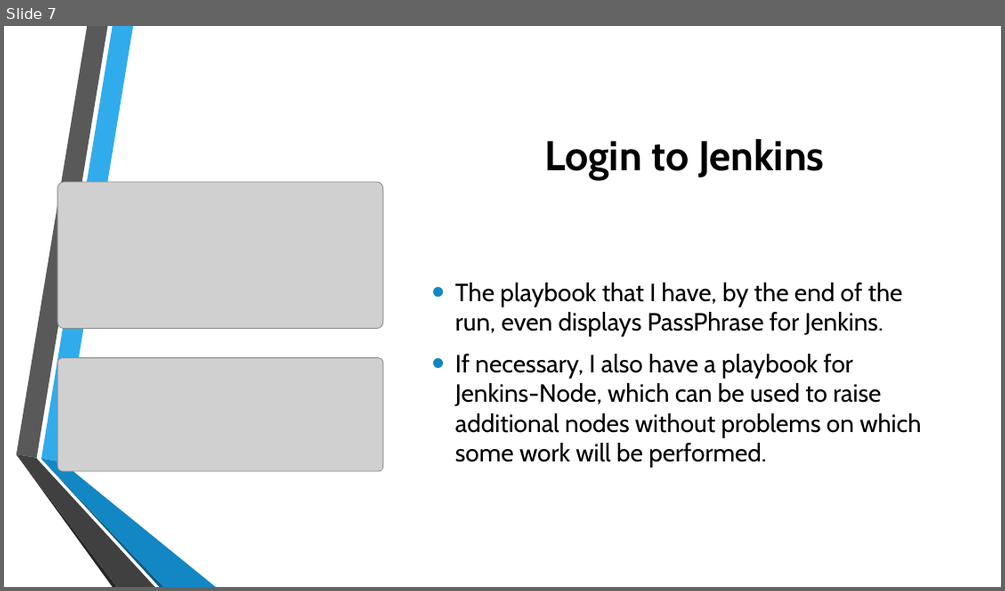
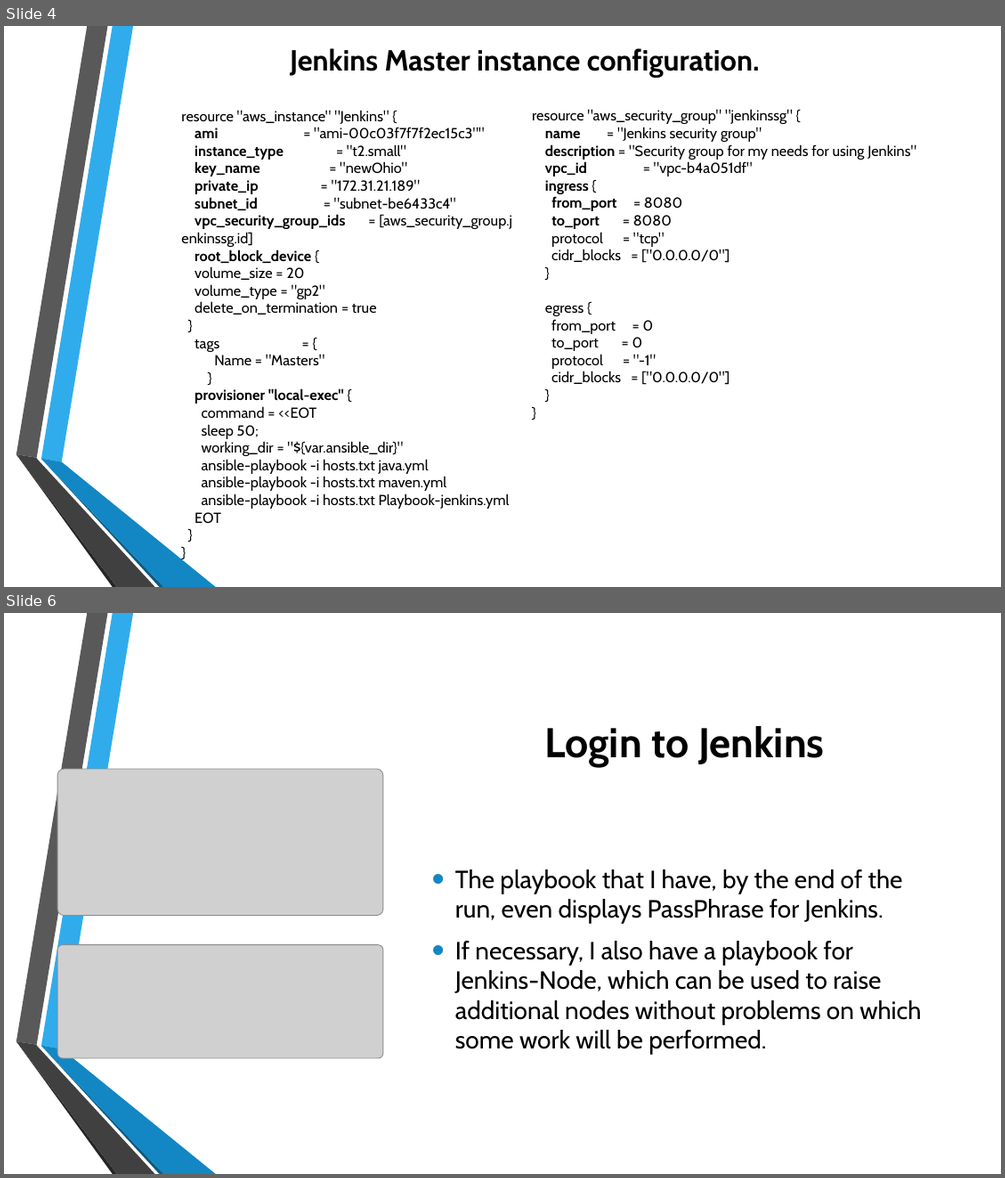
Before and after one commit to devilinpijama/spring_boot_app, a slide deck: Presentation and CV/DevOps - Rakivnenko D.N. - EPAM.pptx. Shown one above the other, each under a label of ours: slide 7 before the commit, slides 4 and 6 after it; the slides between them are not shown. The pictures are 1005x591 and 1005x1178 pixels, drawn with LibreOffice and Linux fonts; fonts in the diff are those of the drawing; grey boxes stand for pictures; background and template pictures are left out. Boxes give left, top, right and bottom in pixels: in the first picture for what was removed or moved away, otherwise in the second. Text is boxed around its words. In the diff, an @@ line names an element or a change of style, - is before the commit and + after.

```diff
--- a/Presentation and CV/DevOps - Rakivnenko D.N. - EPAM.pptx
+++ b/Presentation and CV/DevOps - Rakivnenko D.N. - EPAM.pptx
@@ slide 4 added at (4,26,1001,587), background picture (left out); not listed: 6 template elements that a slide beside it also shows @@
@@ text added at (290,48,760,78), 28 pt, text #000000, bold @@
+Jenkins Master instance configuration.
@@ title added at (181,110,512,524), 14 pt, text #000000 @@
+resource "aws_instance" "Jenkins" {
+ami = "ami-00c03f7f7f2ec15c3""
+instance_type = "t2.small"
+key_name = "newOhio"
+private_ip = "172.31.21.189"
+subnet_id = "subnet-be6433c4"
+vpc_security_group_ids = [aws_security_group.jenkinssg.id]
+root_block_device {
+volume_size = 20
+volume_type = "gp2"
+delete_on_termination = true
+}
+tags = {
+Name = "Masters"
+}
+provisioner "local-exec" {
+command = <<EOT
+sleep 50;
+working_dir = "${var.ansible_dir}"
+ansible-playbook -i hosts.txt java.yml
+ansible-playbook -i hosts.txt maven.yml
+ansible-playbook -i hosts.txt Playbook-jenkins.yml
+EOT
+}
+}
@@ text added at (532,109,916,385), 14 pt, text #000000 @@
+resource "aws_security_group" "jenkinssg" {
+name = "Jenkins security group"
+description = "Security group for my needs for using Jenkins"
+vpc_id = "vpc-b4a051df"
+ingress {
+from_port = 8080
+to_port = 8080
+protocol = "tcp"
+cidr_blocks = ["0.0.0.0/0"]
+}
+egress {
+from_port = 0
+to_port = 0
+protocol = "-1"
+cidr_blocks = ["0.0.0.0/0"]
+}
+}
@@ what was slide 7 is now slide 6 @@
```
Also in this commit, not shown: 4 slides changed, 3 other slides added, 4 slides removed, 1 other file.
